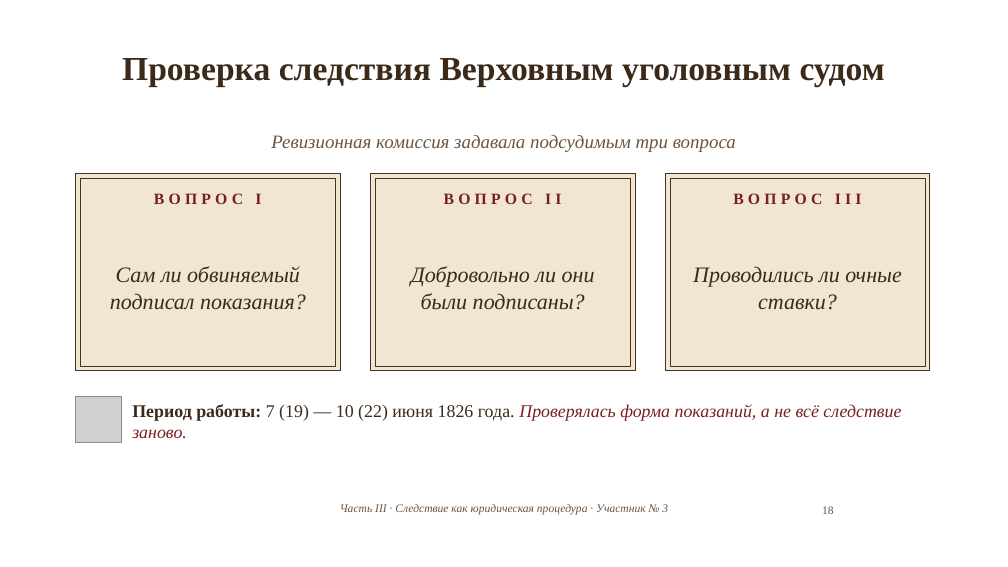
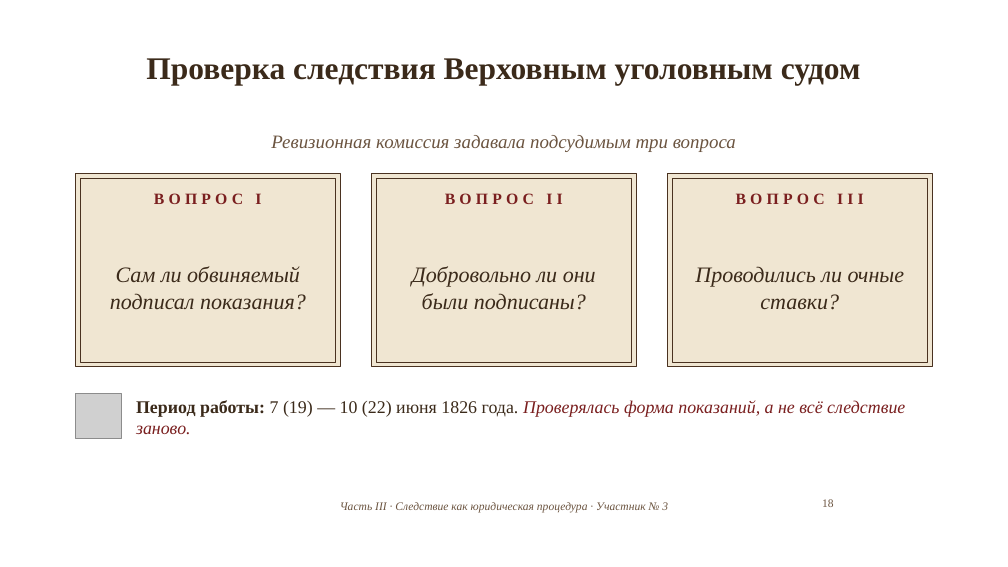
Before and after one commit to matvejkozubenko24-jpg/Project, a slide deck: slide 18 of 6_Презентация_XVIII_век.pptx. Drawn at 1008x567 pixels with LibreOffice and Linux fonts; fonts in the diff are those of the drawing; grey boxes stand for pictures; background and template pictures are left out. Boxes give left, top, right and bottom in pixels: in the first picture for what was removed or moved away, otherwise in the second. Text is boxed around its words. In the diff, an @@ line names an element or a change of style, - is before the commit and + after.

```diff
--- a/6_Презентация_XVIII_век.pptx
+++ b/6_Презентация_XVIII_век.pptx
@@ title "Проверка следствия Верховным уголовным судом" at [146,58,861,85]: size 32 to 30 pt @@
@@ rectangle: place and size @@
-rectangle at [76,174,340,371]
+rectangle at [76,174,340,367]
@@ rectangle: place and size @@
-rectangle at [80,178,336,366]
+rectangle at [80,178,336,362]
@@ rectangle: place and size @@
-rectangle at [371,174,635,371]
+rectangle at [372,174,637,367]
@@ rectangle: place and size @@
-rectangle at [375,178,631,366]
+rectangle at [376,178,631,362]
@@ rectangle: place and size @@
-rectangle at [665,174,930,371]
+rectangle at [668,174,932,367]
@@ rectangle: place and size @@
-rectangle at [670,178,926,366]
+rectangle at [672,178,928,362]
@@ text "Период работы: 7 (19) — ...": place and size @@
-text "Период работы: 7 (19) — ..." at [132,404,901,438]
+text "Период работы: 7 (19) — ..." at [136,400,905,434]
@@ picture: place and size @@
-picture at [76,397,121,442]
+picture at [76,393,121,439]
@@ page number: place and size @@
-page number at [822,506,834,514]
+page number at [822,499,834,507]
```
Also in this commit, not shown: 26 other slides changed.
